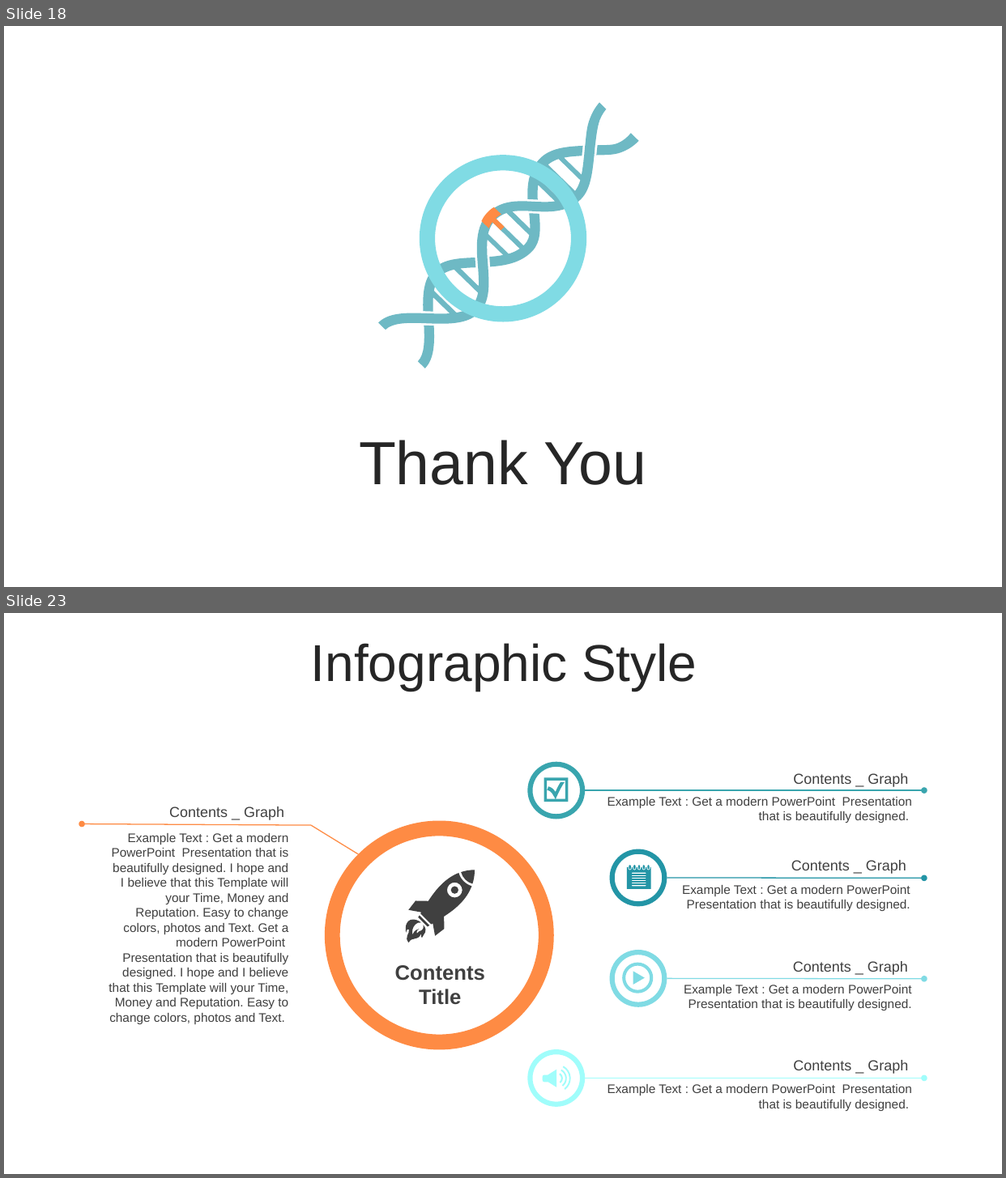
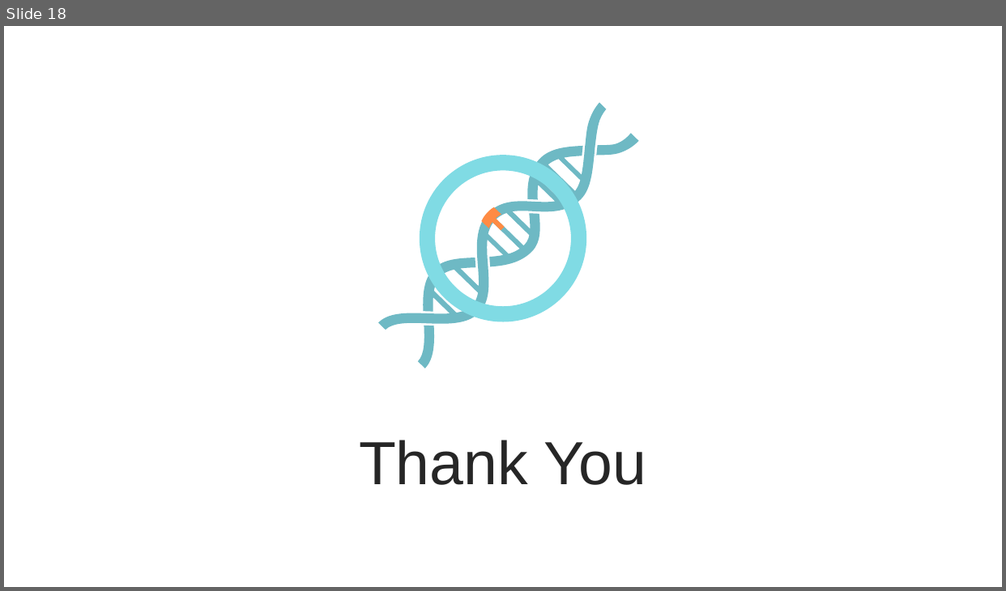
Before and after one commit to jokesire/CSCI4314_FinalProject, a slide deck: Presentation1.pptx. Shown one above the other, each under a label of ours: slides 18 and 23 before the commit, slide 18 after it; the slides between them are not shown. The pictures are 1006x1178 and 1006x591 pixels, drawn with LibreOffice and Linux fonts; fonts in the diff are those of the drawing. Boxes give left, top, right and bottom in pixels: in the first picture for what was removed or moved away, otherwise in the second. Text is boxed around its words. In the diff, an @@ line names an element or a change of style, - is before the commit and + after.

```diff
--- a/Presentation1.pptx
+++ b/Presentation1.pptx
@@ slide 23 removed at [4,613,1002,1174], background #FFFFFF @@
@@ text removed at [311,643,697,690] @@
-Infographic Style
@@ donut removed at [527,762,585,820] @@
@@ freeform shape removed at [543,777,568,802] @@
@@ text removed at [793,773,908,787] @@
-Contents _ Graph
@@ text removed at [169,807,284,820] @@
-Contents _ Graph
@@ arrow removed from (585, 790) to (924, 790) @@
@@ text removed at [607,797,912,823] @@
-Example Text : Get a modern PowerPoint Presentation that is beautifully designed.
@@ arrow removed from (311, 825) to (82, 824) @@
@@ line removed from (311, 825) to (358, 854) @@
@@ donut removed at [325,821,553,1050] @@
@@ text removed at [108,833,289,1024] @@
-Example Text : Get a modern PowerPoint Presentation that is beautifully designed. I hope and I believe that this Template will your Time, Money and Reputation. Easy to change colors, photos and Text. Get a modern PowerPoint Presentation that is beautifully designed. I hope and I believe that this Template will your Time, Money and Reputation. Easy to change colors, photos and Text.
@@ donut removed at [610,850,667,907] @@
@@ freeform shape removed at [391,856,488,953] @@
@@ freeform shape removed at [627,865,651,889] @@
@@ arrow removed from (667, 878) to (924, 878) @@
@@ text removed at [791,860,906,874] @@
-Contents _ Graph
@@ text removed at [682,885,910,911] @@
-Example Text : Get a modern PowerPoint Presentation that is beautifully designed.
@@ donut removed at [610,950,667,1007] @@
@@ text removed at [395,965,485,1005] @@
-Contents
-Title
@@ freeform shape removed at [622,963,653,994] @@
@@ text removed at [793,961,908,975] @@
-Contents _ Graph
@@ arrow removed from (667, 979) to (924, 979) @@
@@ text removed at [684,985,912,1011] @@
-Example Text : Get a modern PowerPoint Presentation that is beautifully designed.
@@ donut removed at [527,1050,585,1107] @@
@@ freeform shape removed at [543,1066,571,1090] @@
@@ text removed at [793,1060,908,1074] @@
-Contents _ Graph
@@ arrow removed from (585, 1079) to (924, 1079) @@
@@ text removed at [607,1084,912,1111] @@
-Example Text : Get a modern PowerPoint Presentation that is beautifully designed.
```
Also in this commit, not shown: 10 other slides removed, 2 other files.
